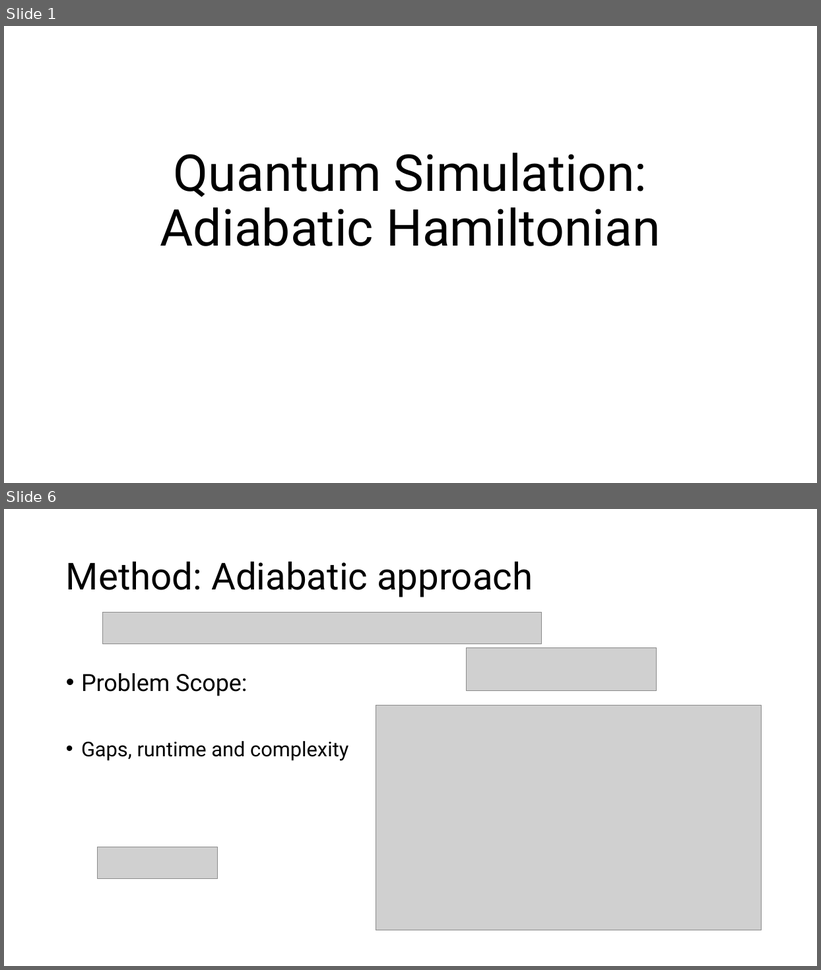
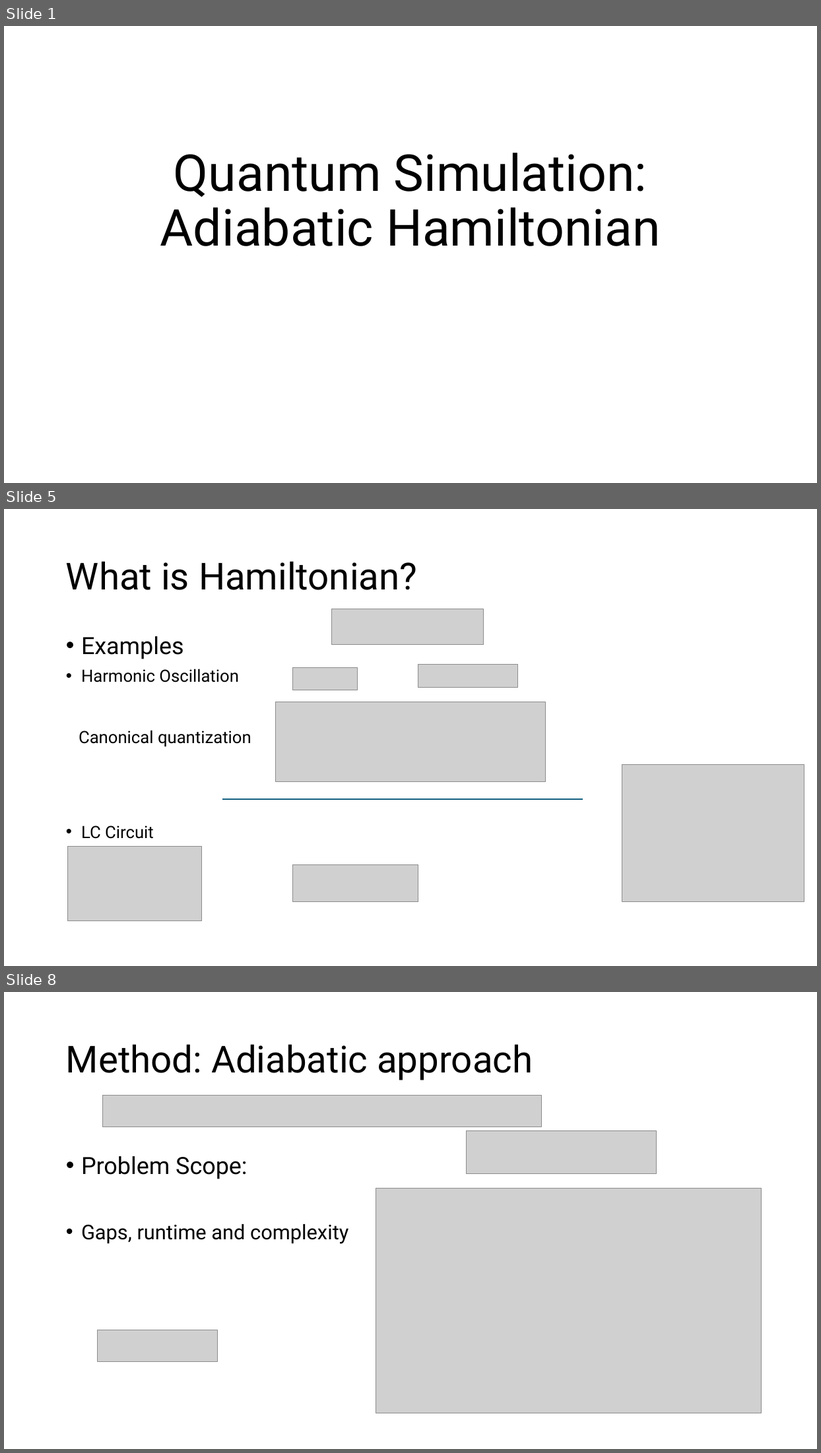
Before and after one commit to ahmad-shafiei/Quantum_Algorithm_Fundation, a slide deck: Presentation/Main_structure_backup.pptx. Shown one above the other, each under a label of ours: slides 1 and 6 before the commit, slides 1, 5 and 8 after it; the slides between them are not shown. The pictures are 821x970 and 821x1453 pixels, drawn with LibreOffice and Linux fonts; fonts in the diff are those of the drawing; grey boxes stand for pictures. Boxes give left, top, right and bottom in pixels: in the first picture for what was removed or moved away, otherwise in the second. Text is boxed around its words. In the diff, an @@ line names an element or a change of style, - is before the commit and + after.

```diff
--- a/Presentation/Main_structure_backup.pptx
+++ b/Presentation/Main_structure_backup.pptx
@@ slide 5 added at box(4, 509, 817, 966), background #FFFFFF @@
@@ title added at box(66, 561, 417, 590), 44 pt, text #000000 @@
+What is Hamiltonian?
@@ picture added at box(331, 609, 483, 644) @@
@@ text added at box(79, 636, 252, 839), 20 pt, text #000000 @@
+• Examples
+• Harmonic Oscillation
+Canonical quantization
+• LC Circuit
@@ picture added at box(418, 665, 517, 688) @@
@@ picture added at box(292, 668, 357, 690) @@
@@ picture added at box(275, 702, 546, 782) @@
@@ picture added at box(622, 764, 805, 902) @@
@@ line added from (222, 800) to (583, 800), #156082 1.5 pt @@
@@ picture added at box(68, 846, 201, 921) @@
@@ picture added at box(292, 865, 418, 902) @@
@@ what was slide 6 is now slide 8 @@
```
Also in this commit, not shown: 10 slides changed, 2 other slides added, 1 slide removed, 21 other files.
